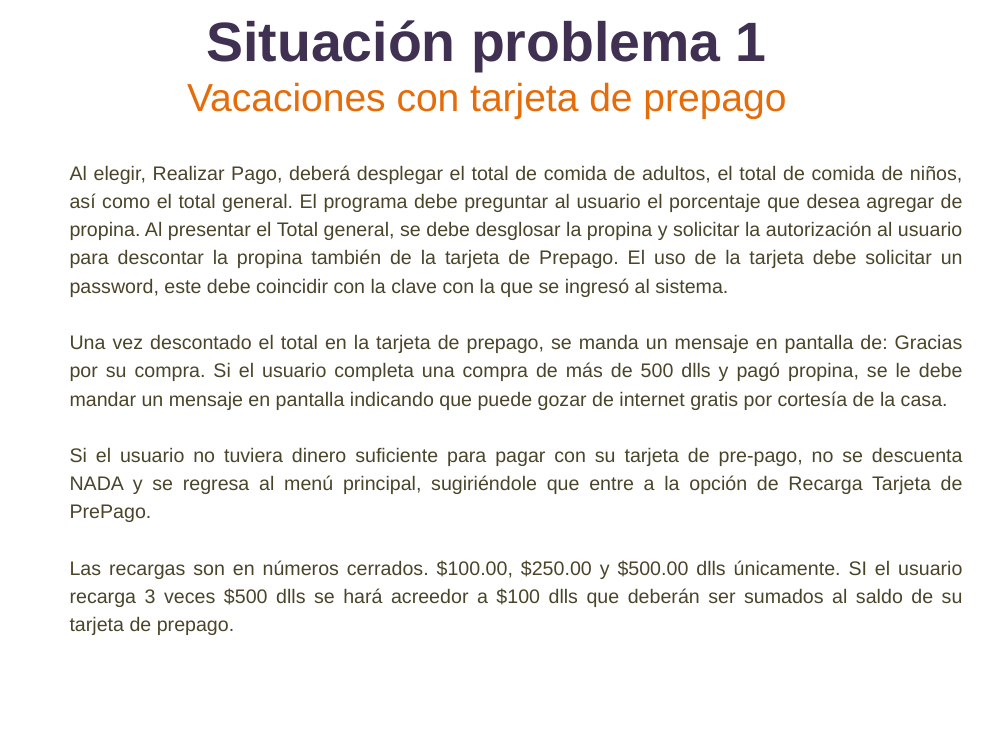
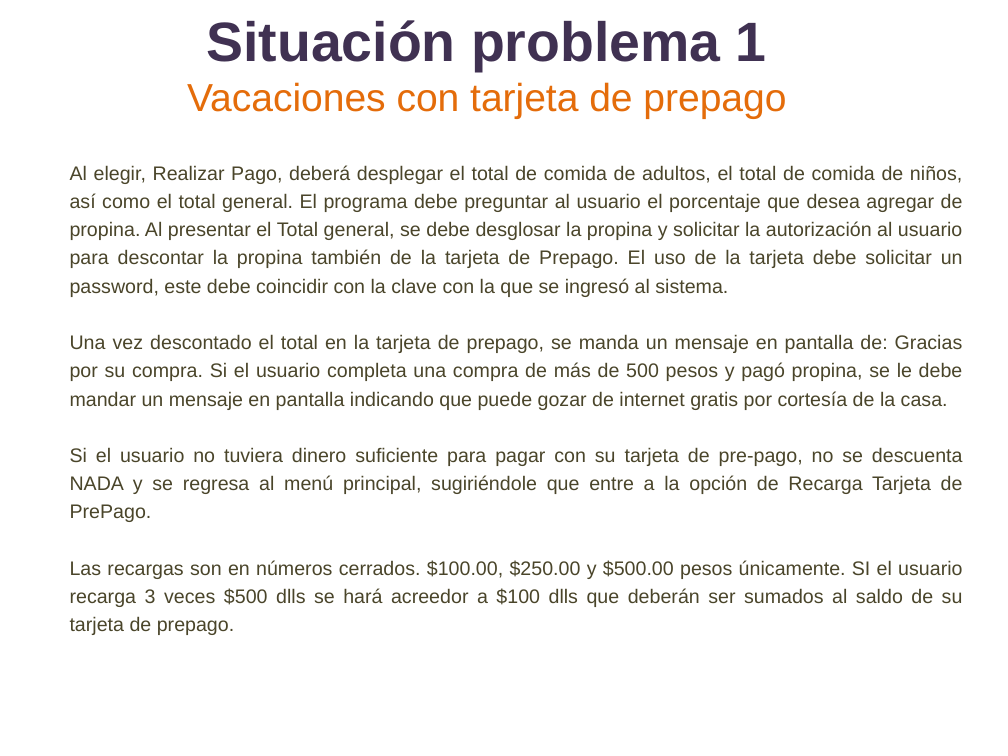
Before and after one commit to lizetheP/PensamientoC, a slide deck: slide 3 of Calendario2019/Presentaciones/Semana2/SITUACION1_F.pptx. Drawn at 1008x756 pixels with LibreOffice and Linux fonts; fonts in the diff are those of the drawing. Boxes give left, top, right and bottom in pixels: in the first picture for what was removed or moved away, otherwise in the second. Text is boxed around its words. In the diff, an @@ line names an element or a change of style, - is before the commit and + after.

```diff
--- a/Calendario2019/Presentaciones/Semana2/SITUACION1_F.pptx
+++ b/Calendario2019/Presentaciones/Semana2/SITUACION1_F.pptx
@@ text at [70,334,963,410]: text changed @@
-Una vez descontado el total en la tarjeta de prepago, se manda un mensaje en pantalla de: Gracias por su compra. Si el usuario completa una compra de más de 500 dlls y pagó propina, se le debe mandar un mensaje en pantalla indicando que puede gozar de internet gratis por cortesía de la casa.
+Una vez descontado el total en la tarjeta de prepago, se manda un mensaje en pantalla de: Gracias por su compra. Si el usuario completa una compra de más de 500 pesos y pagó propina, se le debe mandar un mensaje en pantalla indicando que puede gozar de internet gratis por cortesía de la casa.
@@ text at [70,560,963,635]: text changed @@
-Las recargas son en números cerrados. $100.00, $250.00 y $500.00 dlls únicamente. SI el usuario recarga 3 veces $500 dlls se hará acreedor a $100 dlls que deberán ser sumados al saldo de su tarjeta de prepago.
+Las recargas son en números cerrados. $100.00, $250.00 y $500.00 pesos únicamente. SI el usuario recarga 3 veces $500 dlls se hará acreedor a $100 dlls que deberán ser sumados al saldo de su tarjeta de prepago.
```
Also in this commit, not shown: 4 other slides changed, 4 slides added, 2 other files.
